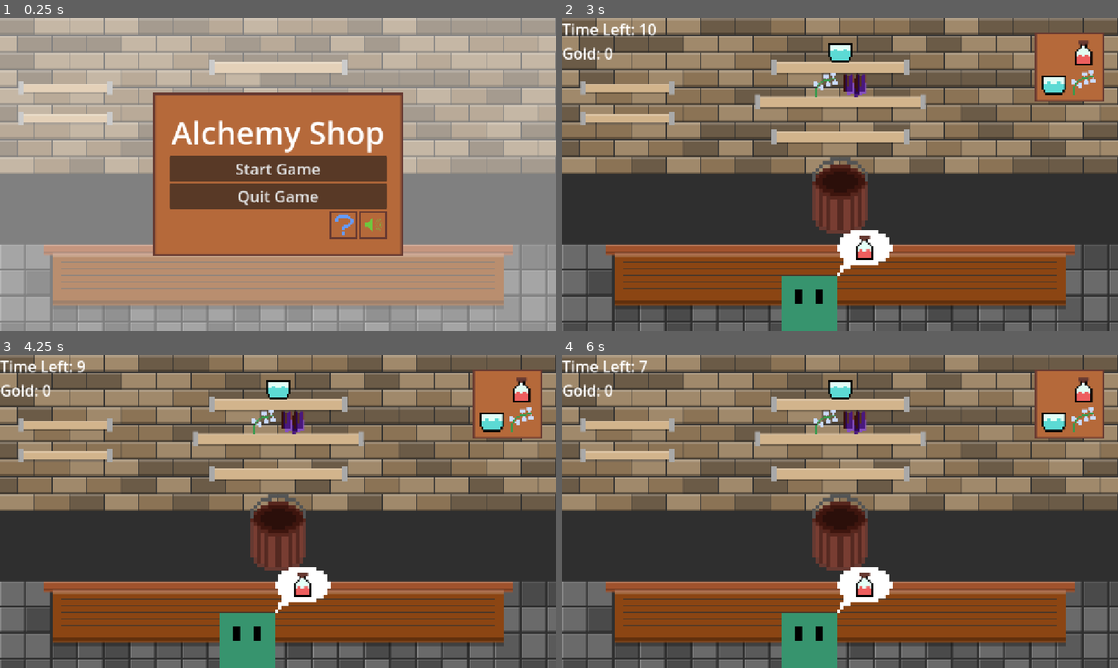
Above: before the commit, frames 1-4 (two rows, left to right).
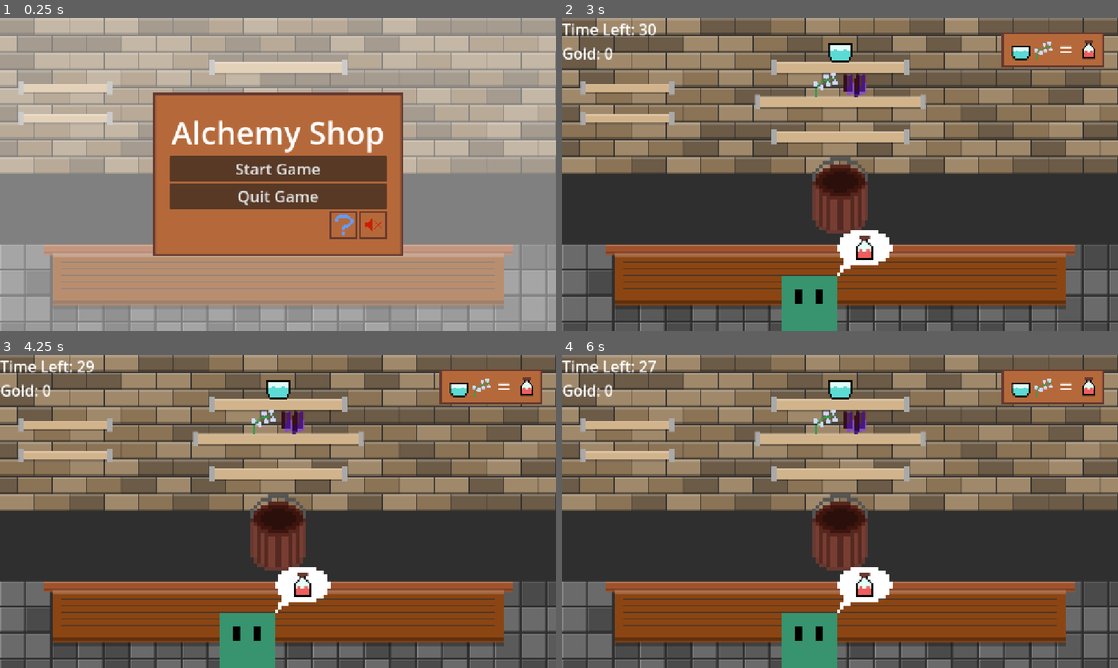
Above: after the commit, the same moments.

Repository: ivocoumans/JameGam52
Game: Godot game, scene res://scenes/title.tscn
The game is run twice, just before and just after one commit, with the same random seed, the same clock (stepped at 60 frames per second) and the same inputs.
Inputs (mouse positions are in pixels of both pictures, inside the frame that each line leads up to):
- Up to frame 1 (0.25 s): no input
- Up to frame 2 (3 s): click "Start Game" at 0.5 s; click "Start Game" at 1.25 s; click "Start Game" at 2 s; click "Continue" at 2.75 s
- Up to frame 3 (4.25 s): click "Start Game" at 3.5 s
- Up to frame 4 (6 s): click "Start Game" at 4.25 s; click (934, 561) at 5.02 s; click (934, 561) at 5.77 s

The runs differ from the first frame. In frame 1, less than 0.1% of the frame differs, in the area x 65-69%, y 64-69%; in frame 2, 2.5%; in frame 3, 2.5%, in the area x 13-98%, y 1-27%; in frame 4, 2.5%.

Commit message:
polishing and screens, tier preview

Diff:
--- a/gameobjects/bucket_potion.gd
+++ b/gameobjects/bucket_potion.gd
@@ -49,10 +49,8 @@
 
 	# handle empty bucket, or invalid ingredient counts
 	if ingredient_count == 0:
-		print("Bucket is empty")
 		return Bucket.textures[Potions.Types.Empty]
 	if ingredient_count > 4:
-		print("Bucket has too many ingredients")
 		return Bucket.textures[Potions.Types.Invalid]
 
 	# check for a valid potion
@@ -60,7 +58,6 @@
 		var potion_type = get_potion()
 		if potion_type != Potions.Types.Invalid:
 			is_finished = true
-			print("Bucket has potion " + Potions.get_text(potion_type))
 			return Bucket.textures[potion_type]
 
 	# show the liquid base or an empty bucket
@@ -69,10 +66,7 @@
 
 func _get_liquidbase_texture() -> Texture2D:
 	if ingredient_ids.any(func(id): return id == Ingredients.Types.Water):
-		print("Bucket has water base")
 		return Bucket.textures[Potions.Types.Water]
 	if ingredient_ids.any(func(id): return id == Ingredients.Types.Wine):
-		print("Bucket has wine base")
 		return Bucket.textures[Potions.Types.Wine]
-	print("Bucket is empty")
 	return Bucket.textures[Potions.Types.Empty]
--- a/icon.svg
+++ /dev/null
@@ -1 +0,0 @@
-<svg xmlns="http://www.w3.org/2000/svg" width="128" height="128"><rect width="124" height="124" x="2" y="2" fill="#363d52" stroke="#212532" stroke-width="4" rx="14"/><g fill="#fff" transform="translate(12.322 12.322)scale(.101)"><path d="M105 673v33q407 354 814 0v-33z"/><path fill="#478cbf" d="m105 673 152 14q12 1 15 14l4 67 132 10 8-61q2-11 15-15h162q13 4 15 15l8 61 132-10 4-67q3-13 15-14l152-14V427q30-39 56-81-35-59-83-108-43 20-82 47-40-37-88-64 7-51 8-102-59-28-123-42-26 43-46 89-49-7-98 0-20-46-46-89-64 14-123 42 1 51 8 102-48 27-88 64-39-27-82-47-48 49-83 108 26 42 56 81zm0 33v39c0 276 813 276 814 0v-39l-134 12-5 69q-2 10-14 13l-162 11q-12 0-16-11l-10-65H446l-10 65q-4 11-16 11l-162-11q-12-3-14-13l-5-69z"/><path d="M483 600c0 34 58 34 58 0v-86c0-34-58-34-58 0z"/><circle cx="725" cy="526" r="90"/><circle cx="299" cy="526" r="90"/></g><g fill="#414042" transform="translate(12.322 12.322)scale(.101)"><circle cx="307" cy="532" r="60"/><circle cx="717" cy="532" r="60"/></g></svg>
--- a/project.godot
+++ b/project.godot
@@ -17,7 +17,7 @@
 config/features=PackedStringArray("4.4", "GL Compatibility")
 boot_splash/show_image=false
 boot_splash/fullsize=false
-config/icon="res://icon.svg"
+config/icon="uid://82axg14nnyxi"
 
 [audio]
 
--- a/scenes/game.gd
+++ b/scenes/game.gd
@@ -1,6 +1,7 @@
 extends Control
 
 @onready var CustomerScene: PackedScene = preload("res://gameobjects/customer.tscn")
+@onready var equals_texture: Texture2D = preload("res://assets/equals.png")
 
 const CONTINUE_TIMER = 2
 
@@ -13,9 +14,6 @@
 
 func _ready() -> void:
 	SignalBus.unpaused.connect(_unpause)
-	# TODO: show game start overlay
-	if OS.is_debug_build():
-		$RoundTimer.wait_time = 10
 	_next_round()
 
 
@@ -39,7 +37,6 @@
 		$UI/TimeLeft.text = "Time Left: " + str(_current_timer_display_value)
 
 	if $RoundTimer.time_left <= 10 and !$NextCustomerTimer.is_stopped():
-		print("No more customers")
 		$NextCustomerTimer.stop()
 		_next_customer(true)
 
@@ -108,7 +105,6 @@
 		return
 	$UI/Retry.visible = true
 	$UI/Finish.visible = $UI/CenterContainer/BucketPotion.is_finished
-	print("Ingredient " + Ingredients.get_text(type) + " added")
 	Audio.play_sfx_ingredient()
 
 
@@ -138,8 +134,6 @@
 	Audio.play_sfx_finish()
 
 	_update_recipe_preview()
-
-	print("Finished potion " + Potions.get_text(potion))
 
 
 func _get_reward_for_potion(potion: Potions.Types) -> int:
@@ -172,7 +166,6 @@
 	if $RoundTimer.time_left <= 10 and !skip_timer:
 		return
 
-	# TODO: clear bucket, or disable it when there are no customers?
 	var new_customer: Customer = CustomerScene.instantiate()
 	new_customer.type = _get_random_potion()
 	new_customer.customer_left.connect(_customer_left)
@@ -180,8 +173,6 @@
 	$UI/CustomerQueue.add_child(new_customer)
 
 	_update_recipe_preview()
-
-	print("Customer spawned with potion " + Potions.get_text(new_customer.type))
 
 
 func _update_recipe_preview() -> void:
@@ -201,23 +192,26 @@
 	var textures = []
 	for ingredient in ingredients:
 		textures.append(Ingredients.textures[ingredient])
-	$UI/RecipePreview/Potion.texture = Potions.textures[potion_type]
+	textures.append(equals_texture)
+	textures.append(Potions.textures[potion_type])
+
+	var texture_size = 48
 	for texture in textures:
 		var child = TextureRect.new()
 		child.texture = texture
+		child.expand_mode = TextureRect.EXPAND_FIT_WIDTH_PROPORTIONAL
+		child.size = Vector2(texture_size, texture_size)
 		$UI/RecipePreview/Recipe.add_child(child)
 
 	# panel
 	var margin = 16
-	var width = 64 * textures.size() + (margin * 2)
-	var height = 128 + (margin * 2)
+	var width = texture_size * textures.size() + (margin * 2) + (4 * (textures.size() - 1))
+	var height = texture_size + (margin * 2)
 	$UI/RecipePreview/NinePatchRect.size = Vector2(width, height)
 	$UI/RecipePreview/NinePatchRect.position = Vector2(1280 - 32 - width, 32)
 
 	# show elements
 	$UI/RecipePreview.visible = true
-
-	print("Show recipe for potion " + Potions.get_text(potion_type))
 
 
 func _customer_left(customer: Customer) -> void:
@@ -264,6 +258,8 @@
 	SceneManager.set_game_data("round_score", _round_score)
 
 	if _round_score > 0:
+		SceneManager.set_game_data("current_round", _current_round)
+		SceneManager.set_game_data("current_tier", _current_tier)
 		SceneManager.show_round_end()
 	else:
 		SceneManager.show_game_over()
--- a/scenes/game.tscn
+++ b/scenes/game.tscn
@@ -6,9 +6,13 @@
 [ext_resource type="Texture2D" uid="uid://dpgqu66e2mbgm" path="res://assets/panel.png" id="4_trtic"]
 [ext_resource type="Texture2D" uid="uid://culwrujspemne" path="res://assets/potion_healing.png" id="5_ir15t"]
 [ext_resource type="PackedScene" uid="uid://bv7mrvo8atsbc" path="res://gameobjects/bucket.tscn" id="6_ca42v"]
+[ext_resource type="Texture2D" uid="uid://cjyeww1424sy2" path="res://assets/equals.png" id="6_kvpfn"]
+[ext_resource type="Texture2D" uid="uid://xhx7m80ey3v3" path="res://assets/ingredient_moonbell.png" id="7_dinhu"]
 [ext_resource type="PackedScene" uid="uid://dgjrr22la0f7l" path="res://gameobjects/bucket_potion.tscn" id="7_rysoc"]
 [ext_resource type="Texture2D" uid="uid://dsj62ib26vcvf" path="res://assets/bucket_empty.png" id="8_ssvqc"]
+[ext_resource type="Texture2D" uid="uid://baovw3txmqly" path="res://assets/ingredient_water.png" id="8_trtic"]
 [ext_resource type="PackedScene" uid="uid://dhwxtdtaxn3nm" path="res://gameobjects/retry.tscn" id="9_264po"]
+[ext_resource type="Texture2D" uid="uid://chuj6qre3fadu" path="res://assets/ingredient_emberroot.png" id="9_ir15t"]
 [ext_resource type="PackedScene" uid="uid://xeqihlf6hgky" path="res://gameobjects/finish.tscn" id="10_1kice"]
 
 [node name="Main" type="Control"]
@@ -115,46 +119,64 @@
 type = 10
 
 [node name="RecipePreview" type="Control" parent="UI"]
-visible = false
 anchors_preset = 0
 offset_right = 40.0
 offset_bottom = 40.0
 
 [node name="NinePatchRect" type="NinePatchRect" parent="UI/RecipePreview"]
 layout_mode = 0
-offset_left = 1088.0
+offset_left = 960.0
 offset_top = 32.0
 offset_right = 1248.0
-offset_bottom = 192.0
+offset_bottom = 112.0
 texture = ExtResource("4_trtic")
 patch_margin_left = 4
 patch_margin_top = 4
 patch_margin_right = 4
 patch_margin_bottom = 4
 
-[node name="Potion" type="TextureRect" parent="UI/RecipePreview"]
-layout_mode = 0
-offset_left = 1168.0
+[node name="Recipe" type="HBoxContainer" parent="UI/RecipePreview"]
+custom_minimum_size = Vector2(256, 48)
+layout_mode = 0
+offset_left = 980.0
 offset_top = 48.0
-offset_right = 1232.0
-offset_bottom = 112.0
+offset_right = 1236.0
+offset_bottom = 96.0
+mouse_filter = 2
+alignment = 2
+
+[node name="TextureRect2" type="TextureRect" parent="UI/RecipePreview/Recipe"]
+layout_mode = 2
+texture = ExtResource("8_trtic")
+expand_mode = 3
+
+[node name="TextureRect3" type="TextureRect" parent="UI/RecipePreview/Recipe"]
+layout_mode = 2
+texture = ExtResource("7_dinhu")
+expand_mode = 3
+
+[node name="TextureRect4" type="TextureRect" parent="UI/RecipePreview/Recipe"]
+layout_mode = 2
+texture = ExtResource("9_ir15t")
+expand_mode = 3
+
+[node name="TextureRect5" type="TextureRect" parent="UI/RecipePreview/Recipe"]
+layout_mode = 2
+texture = ExtResource("6_kvpfn")
+expand_mode = 3
+
+[node name="TextureRect6" type="TextureRect" parent="UI/RecipePreview/Recipe"]
+layout_mode = 2
 texture = ExtResource("5_ir15t")
-
-[node name="Recipe" type="HBoxContainer" parent="UI/RecipePreview"]
-layout_mode = 0
-offset_left = 848.0
+expand_mode = 3
+
+[node name="CenterContainer" type="CenterContainer" parent="UI"]
+layout_mode = 0
 offset_top = 112.0
-offset_right = 1232.0
-offset_bottom = 176.0
-mouse_filter = 2
-alignment = 2
-
-[node name="CenterContainer" type="CenterContainer" parent="UI"]
-layout_mode = 0
-offset_top = 112.0
 offset_right = 1280.0
 offset_bottom = 704.0
 mouse_filter = 2
+metadata/_edit_lock_ = true
 
 [node name="Bucket" parent="UI/CenterContainer" instance=ExtResource("6_ca42v")]
 layout_mode = 2
--- a/scenes/round_end.gd
+++ b/scenes/round_end.gd
@@ -2,12 +2,14 @@
 
 @onready var button_audio_on = $UI/CenterContainer/VBoxContainer/HBoxContainer/ButtonAudioOn
 @onready var button_audio_off = $UI/CenterContainer/VBoxContainer/HBoxContainer/ButtonAudioOff
+@onready var equals_texture = preload("res://assets/equals.png")
 
 
 func _ready() -> void:
 	_toggle_audio_buttons()
 	var gold = SceneManager.get_game_data("round_score")
 	$UI/CenterContainer/VBoxContainer/Label2.text = "You earned " + str(gold) + " gold!"
+	_set_tier_info()
 
 
 func _toggle_audio_buttons() -> void:
@@ -38,3 +40,57 @@
 func _button_quit_pressed() -> void:
 	SceneManager.set_game_data("paused", false)
 	SceneManager.quit_to_title()
+
+
+func _set_tier_info() -> void:
+	$UI/TierInfo.visible = false
+
+	var current_round = SceneManager.get_game_data("current_round")
+	var current_tier = SceneManager.get_game_data("current_tier")
+
+	var tier_thresholds = [0, 3, 5, 7]
+	var next_tier = 1
+	for i in range(tier_thresholds.size() - 1, 0, -1):
+		if current_round + 1 >= tier_thresholds[i]:
+			next_tier = i + 1
+			break
+
+	if next_tier <= current_tier:
+		return
+
+	# show info for next_tier
+	var potions = []
+	if next_tier == 2:
+		potions.append(Potions.Types.MinorStrength)
+		potions.append(Potions.Types.Healing)
+	elif next_tier == 3:
+		potions.append(Potions.Types.Strength)
+		potions.append(Potions.Types.Antidote)
+	elif next_tier == 4:
+		potions.append(Potions.Types.NightVision)
+		potions.append(Potions.Types.BerserkersRage)
+
+	for child in $UI/TierInfo/VBoxContainer.get_children():
+		child.queue_free()
+
+	for potion in potions:
+		var textures = []
+
+		var ingredients = Recipes.get_by_potion(potion)
+		for ingredient in ingredients:
+			textures.append(Ingredients.textures[ingredient])
+
+		textures.append(equals_texture)
+		textures.append(Potions.textures[potion])
+
+		var container = HBoxContainer.new()
+		container.alignment = BoxContainer.ALIGNMENT_END
+		container.custom_minimum_size = Vector2(256, 48)
+		for texture in textures:
+			var child = TextureRect.new()
+			child.texture = texture
+			child.expand_mode = TextureRect.EXPAND_FIT_WIDTH_PROPORTIONAL
+			container.add_child(child)
+		$UI/TierInfo/VBoxContainer.add_child(container)
+
+	$UI/TierInfo.visible = true
--- a/scenes/round_end.tscn
+++ b/scenes/round_end.tscn
@@ -1,9 +1,14 @@
-[gd_scene load_steps=5 format=3 uid="uid://cvx8vauaks5gk"]
+[gd_scene load_steps=10 format=3 uid="uid://cvx8vauaks5gk"]
 
 [ext_resource type="Script" uid="uid://da6seedj4fm8v" path="res://scenes/round_end.gd" id="1_7rbo8"]
 [ext_resource type="Texture2D" uid="uid://b7gbllsvhamw6" path="res://assets/audio_on.png" id="2_5tybl"]
 [ext_resource type="Texture2D" uid="uid://dpgqu66e2mbgm" path="res://assets/panel.png" id="2_clbpt"]
 [ext_resource type="Texture2D" uid="uid://d246vc7yihjgx" path="res://assets/audio_off.png" id="3_clbpt"]
+[ext_resource type="Texture2D" uid="uid://baovw3txmqly" path="res://assets/ingredient_water.png" id="5_k3sa8"]
+[ext_resource type="Texture2D" uid="uid://xhx7m80ey3v3" path="res://assets/ingredient_moonbell.png" id="6_caoca"]
+[ext_resource type="Texture2D" uid="uid://chuj6qre3fadu" path="res://assets/ingredient_emberroot.png" id="7_3u4it"]
+[ext_resource type="Texture2D" uid="uid://cjyeww1424sy2" path="res://assets/equals.png" id="8_db4u5"]
+[ext_resource type="Texture2D" uid="uid://culwrujspemne" path="res://assets/potion_healing.png" id="9_dcxjl"]
 
 [node name="RoundEnd" type="Node"]
 script = ExtResource("1_7rbo8")
@@ -80,6 +85,102 @@
 layout_mode = 2
 texture_normal = ExtResource("3_clbpt")
 
+[node name="TierInfo" type="Control" parent="UI"]
+anchors_preset = 0
+offset_right = 40.0
+offset_bottom = 40.0
+
+[node name="NinePatchRect" type="NinePatchRect" parent="UI/TierInfo"]
+layout_mode = 0
+offset_left = 944.0
+offset_top = 172.0
+offset_right = 1232.0
+offset_bottom = 348.0
+texture = ExtResource("2_clbpt")
+patch_margin_left = 4
+patch_margin_top = 4
+patch_margin_right = 4
+patch_margin_bottom = 4
+
+[node name="Label" type="Label" parent="UI/TierInfo"]
+layout_mode = 0
+offset_left = 1000.0
+offset_top = 184.0
+offset_right = 1189.0
+offset_bottom = 229.0
+theme_override_font_sizes/font_size = 32
+text = "New recipes"
+horizontal_alignment = 1
+
+[node name="VBoxContainer" type="VBoxContainer" parent="UI/TierInfo"]
+layout_mode = 2
+offset_left = 964.0
+offset_top = 236.0
+offset_right = 1220.0
+offset_bottom = 336.0
+
+[node name="Recipe" type="HBoxContainer" parent="UI/TierInfo/VBoxContainer"]
+custom_minimum_size = Vector2(256, 48)
+layout_mode = 2
+mouse_filter = 2
+alignment = 2
+
+[node name="TextureRect2" type="TextureRect" parent="UI/TierInfo/VBoxContainer/Recipe"]
+layout_mode = 2
+texture = ExtResource("5_k3sa8")
+expand_mode = 3
+
+[node name="TextureRect3" type="TextureRect" parent="UI/TierInfo/VBoxContainer/Recipe"]
+layout_mode = 2
+texture = ExtResource("6_caoca")
+expand_mode = 3
+
+[node name="TextureRect4" type="TextureRect" parent="UI/TierInfo/VBoxContainer/Recipe"]
+layout_mode = 2
+texture = ExtResource("7_3u4it")
+expand_mode = 3
+
+[node name="TextureRect5" type="TextureRect" parent="UI/TierInfo/VBoxContainer/Recipe"]
+layout_mode = 2
+texture = ExtResource("8_db4u5")
+expand_mode = 3
+
+[node name="TextureRect6" type="TextureRect" parent="UI/TierInfo/VBoxContainer/Recipe"]
+layout_mode = 2
+texture = ExtResource("9_dcxjl")
+expand_mode = 3
+
+[node name="Recipe2" type="HBoxContainer" parent="UI/TierInfo/VBoxContainer"]
+custom_minimum_size = Vector2(256, 48)
+layout_mode = 2
+mouse_filter = 2
+alignment = 2
+
+[node name="TextureRect2" type="TextureRect" parent="UI/TierInfo/VBoxContainer/Recipe2"]
+layout_mode = 2
+texture = ExtResource("5_k3sa8")
+expand_mode = 3
+
+[node name="TextureRect3" type="TextureRect" parent="UI/TierInfo/VBoxContainer/Recipe2"]
+layout_mode = 2
+texture = ExtResource("6_caoca")
+expand_mode = 3
+
+[node name="TextureRect4" type="TextureRect" parent="UI/TierInfo/VBoxContainer/Recipe2"]
+layout_mode = 2
+texture = ExtResource("7_3u4it")
+expand_mode = 3
+
+[node name="TextureRect5" type="TextureRect" parent="UI/TierInfo/VBoxContainer/Recipe2"]
+layout_mode = 2
+texture = ExtResource("8_db4u5")
+expand_mode = 3
+
+[node name="TextureRect6" type="TextureRect" parent="UI/TierInfo/VBoxContainer/Recipe2"]
+layout_mode = 2
+texture = ExtResource("9_dcxjl")
+expand_mode = 3
+
 [connection signal="pressed" from="UI/CenterContainer/VBoxContainer/ButtonStart" to="." method="_button_start_pressed"]
 [connection signal="pressed" from="UI/CenterContainer/VBoxContainer/ButtonQuit" to="." method="_button_quit_pressed"]
 [connection signal="pressed" from="UI/CenterContainer/VBoxContainer/HBoxContainer/ButtonAudioOn" to="." method="_button_audio_on_pressed"]
--- a/scenes/title.gd
+++ b/scenes/title.gd
@@ -5,6 +5,8 @@
 
 
 func _ready() -> void:
+	if OS.is_debug_build():
+		Audio.mute()
 	Audio.play_bgm_main()
 	_toggle_audio_buttons()
 
@@ -15,6 +17,9 @@
 
 
 func _input(event) -> void:
+	if SceneManager.current_scene != SceneManager.Scene.TITLE:
+		return
+
 	if event.is_action_released("ui_cancel"):
 		get_tree().quit()
 
--- a/systems/scene_manager.gd
+++ b/systems/scene_manager.gd
@@ -58,8 +58,6 @@
 func _load_game_scene():
 	if game_scene_instance != null:
 		_clear_overlay()
-		#if game_scene_instance:
-			#game_scene_instance.visible = true
 		return
 
 	_clear_overlay()
@@ -73,9 +71,6 @@
 
 
 func _show_overlay(scene: Scene):
-	#if game_scene_instance:
-		#game_scene_instance.visible = false
-
 	_clear_overlay()
 	var overlay_resource = load(SCENES[scene])
 	overlay_scene = overlay_resource.instantiate()
Binary file added: assets/equals.png
Not shown, changed: assets/equals.png.import
Not shown: 1 places in scenes/game.tscn that only renumber resources
